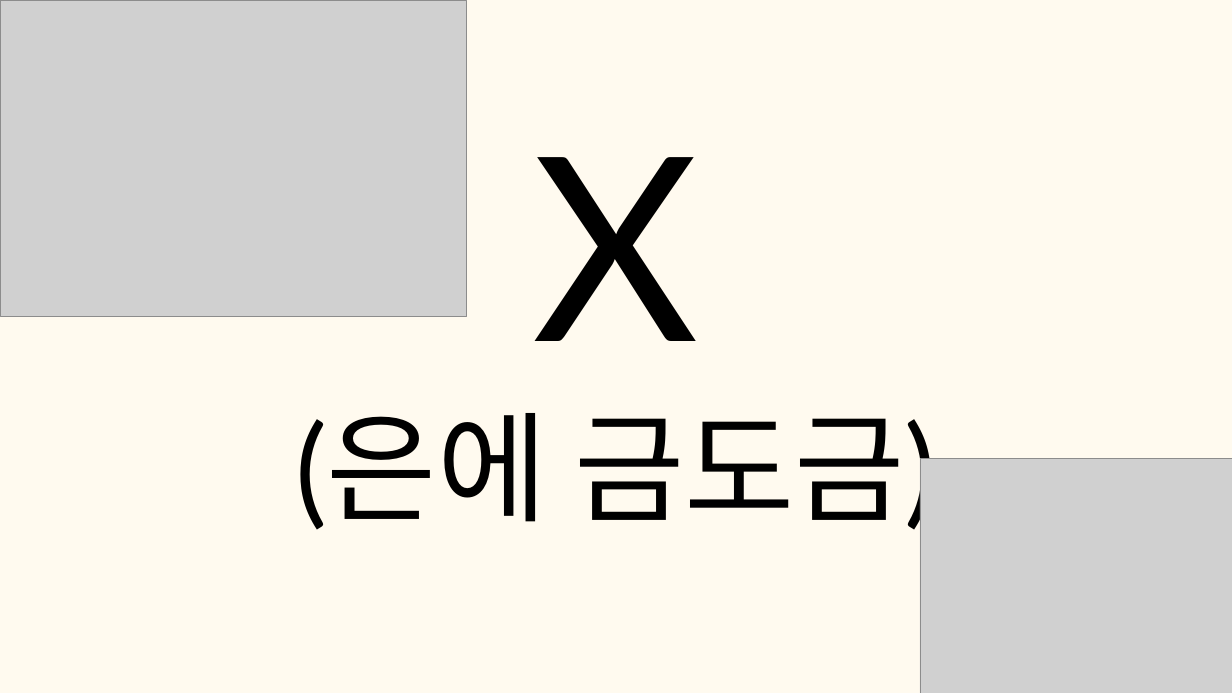
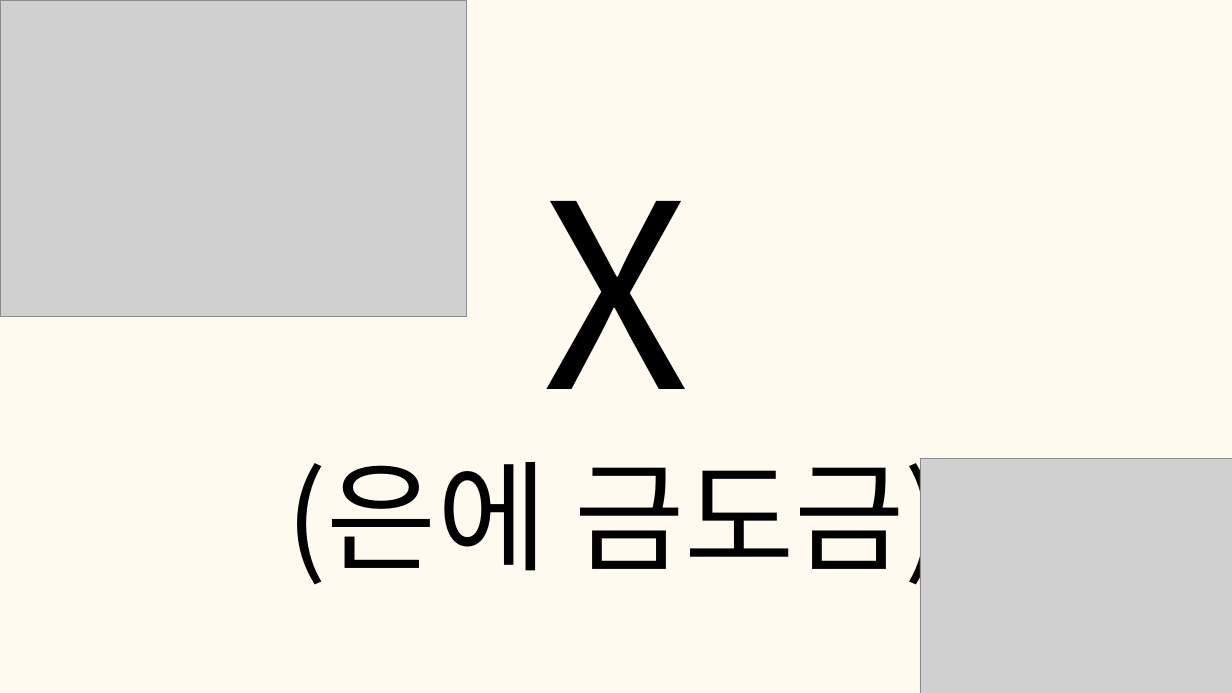
Before and after one commit to tkdgns25300/sunday_play, a slide deck: slide 57 of public/downloads/games/ox-survival/rules.pptx. Drawn at 1232x693 pixels with LibreOffice and Linux fonts; fonts in the diff are those of the drawing; grey boxes stand for pictures. Boxes give left, top, right and bottom in pixels: in the first picture for what was removed or moved away, otherwise in the second. Text is boxed around its words. In the diff, an @@ line names an element or a change of style, - is before the commit and + after.

```diff
--- a/public/downloads/games/ox-survival/rules.pptx
+++ b/public/downloads/games/ox-survival/rules.pptx
@@ text "X": place and size @@
-text "X" at bbox=[295, 157, 937, 542]
+text "X" at bbox=[286, 201, 945, 590]
@@ text "X" at bbox=[286, 201, 945, 590]: font Lato to Noto Sans CJK KR @@
```
Also in this commit, not shown: 63 other slides changed, 3 other files.
